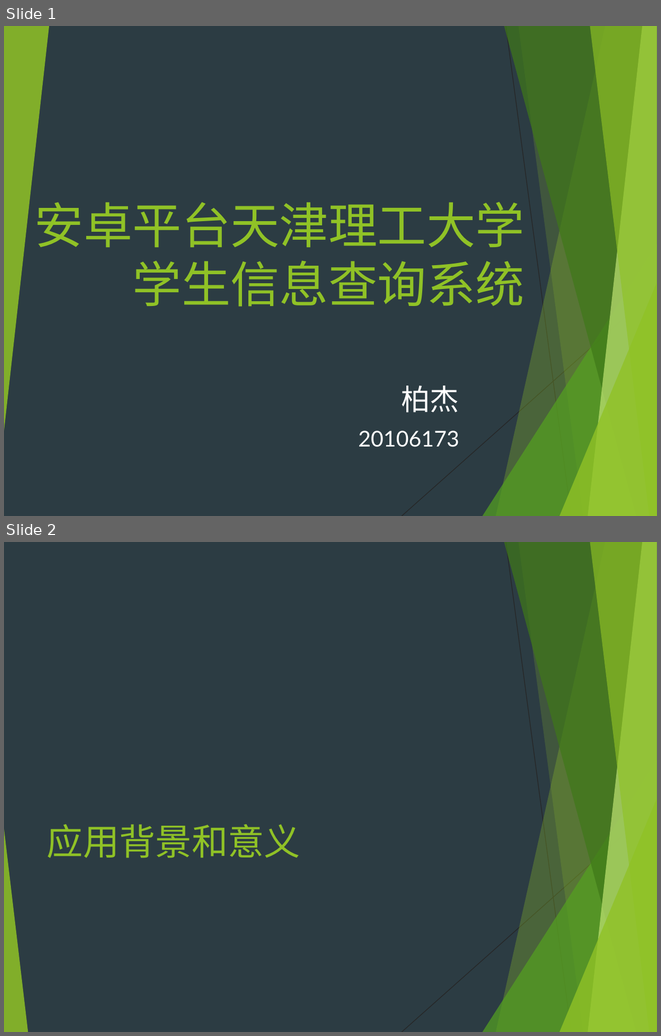
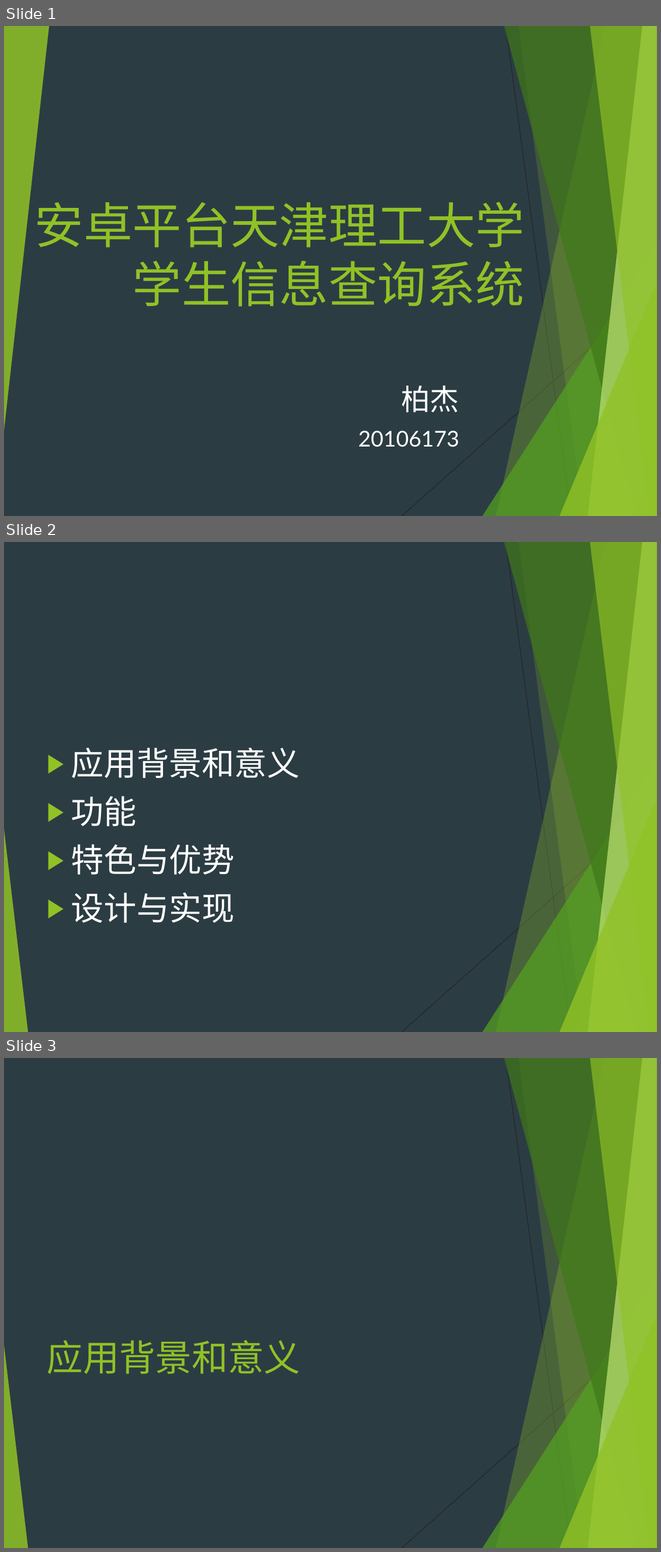
Before and after one commit to Bai-Jie/report, a slide deck: 附件/attachment5/演示文稿.pptx. Shown one above the other, each under a label of ours: slides 1 and 2 before the commit, slides 1, 2 and 3 after it. The pictures are 661x1036 and 661x1552 pixels, drawn with LibreOffice and Linux fonts; fonts in the diff are those of the drawing. Boxes give left, top, right and bottom in pixels: in the first picture for what was removed or moved away, otherwise in the second. Text is boxed around its words. In the diff, an @@ line names an element or a change of style, - is before the commit and + after.

```diff
--- a/附件/attachment5/演示文稿.pptx
+++ b/附件/attachment5/演示文稿.pptx
@@ slide 2 added at [4, 542, 657, 1032], background #2C3C43; not listed: 10 template elements that a slide beside it also shows @@
@@ text added at [71, 748, 300, 923], 36 pt, text #FFFFFF @@
+▶ 应用背景和意义
+▶ 功能
+▶ 特色与优势
+▶ 设计与实现
@@ what was slide 2 is now slide 3 @@
```
Also in this commit, not shown: 1 slide changed, 1 other file.
